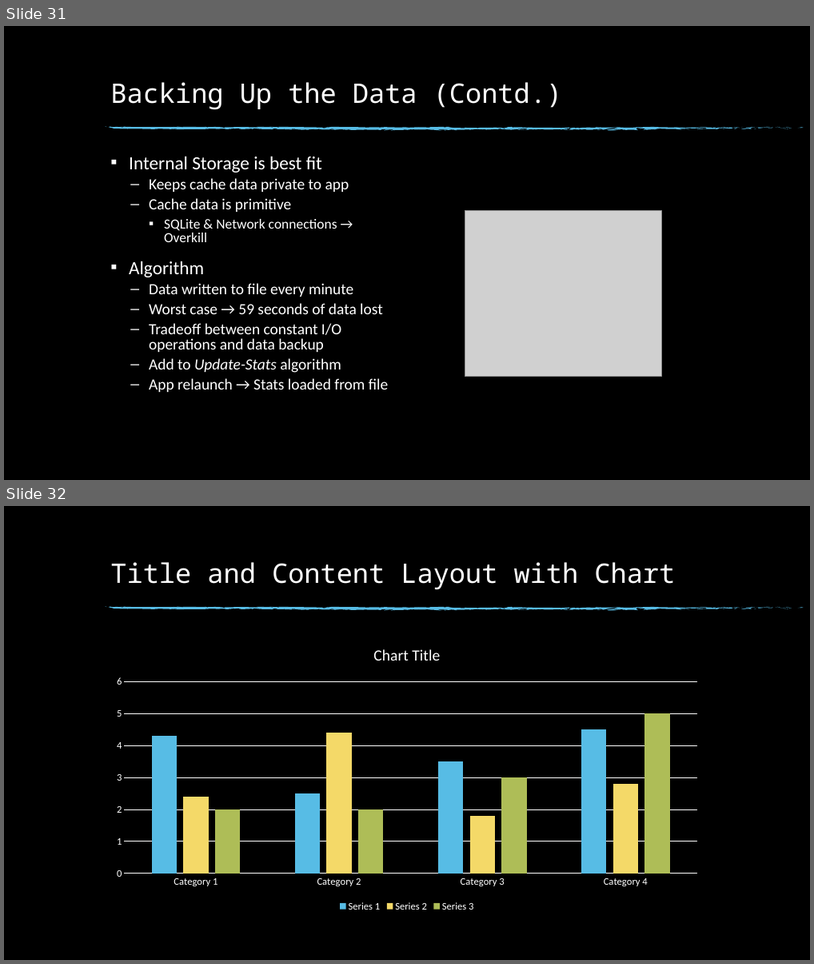
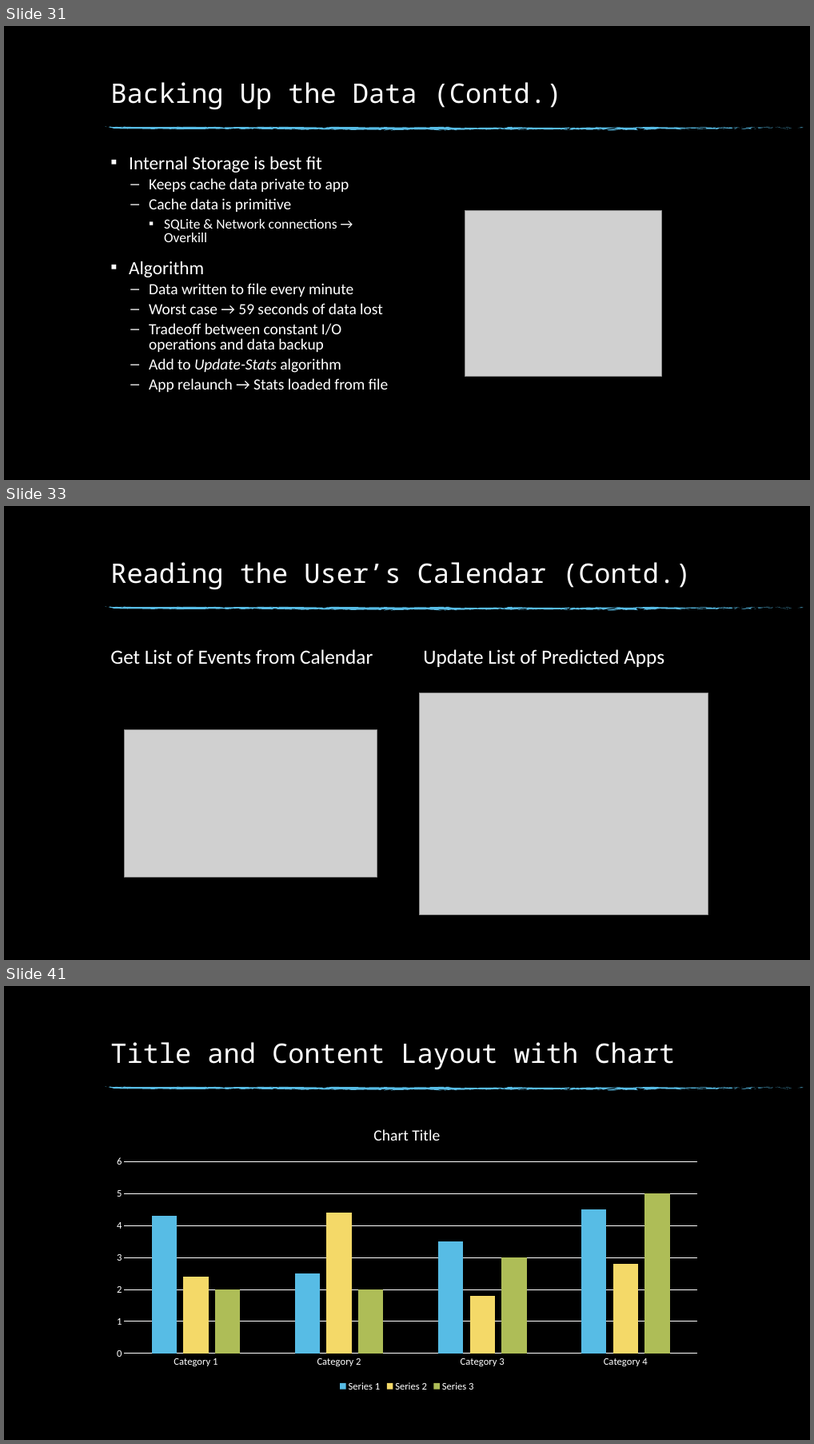
Before and after one commit to Buzz-Lightyear/ThesisDocuments, a slide deck: Thesis Presentation.pptx. Shown one above the other, each under a label of ours: slides 31 and 32 before the commit, slides 31, 33 and 41 after it; the slides between them are not shown. The pictures are 814x964 and 814x1444 pixels, drawn with LibreOffice and Linux fonts; fonts in the diff are those of the drawing; grey boxes stand for pictures; background and template pictures are left out. Boxes give left, top, right and bottom in pixels: in the first picture for what was removed or moved away, otherwise in the second. Text is boxed around its words. In the diff, an @@ line names an element or a change of style, - is before the commit and + after.

```diff
--- a/Thesis Presentation.pptx
+++ b/Thesis Presentation.pptx
@@ slide 33 added at bbox=[4, 506, 810, 960], background picture (left out); not listed: 74 template elements that a slide beside it also shows @@
@@ title added at bbox=[110, 562, 691, 590], 32 pt, text #FFFFFF @@
+Reading the User’s Calendar (Contd.)
@@ text added at bbox=[110, 649, 373, 664], 24 pt, text #FFFFFF @@
+Get List of Events from Calendar
@@ text added at bbox=[423, 649, 665, 667], 24 pt, text #FFFFFF @@
+Update List of Predicted Apps
@@ picture added at bbox=[419, 692, 707, 914] @@
@@ picture added at bbox=[124, 730, 378, 877] @@
@@ what was slide 32 is now slide 41 @@
```
Also in this commit, not shown: 8 other slides added, 2 other files.
